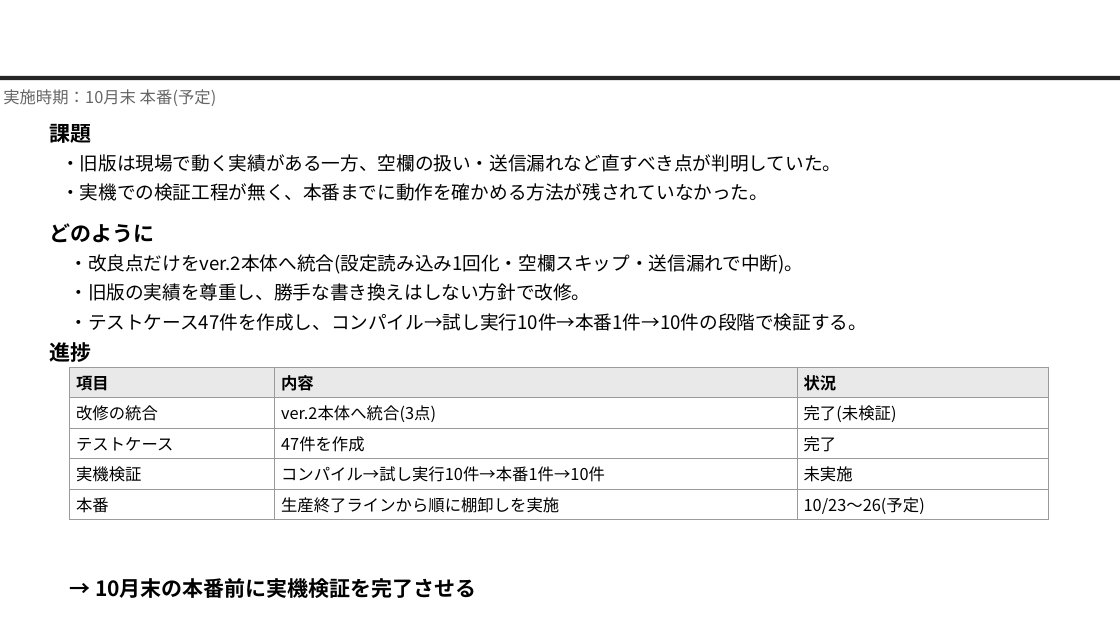
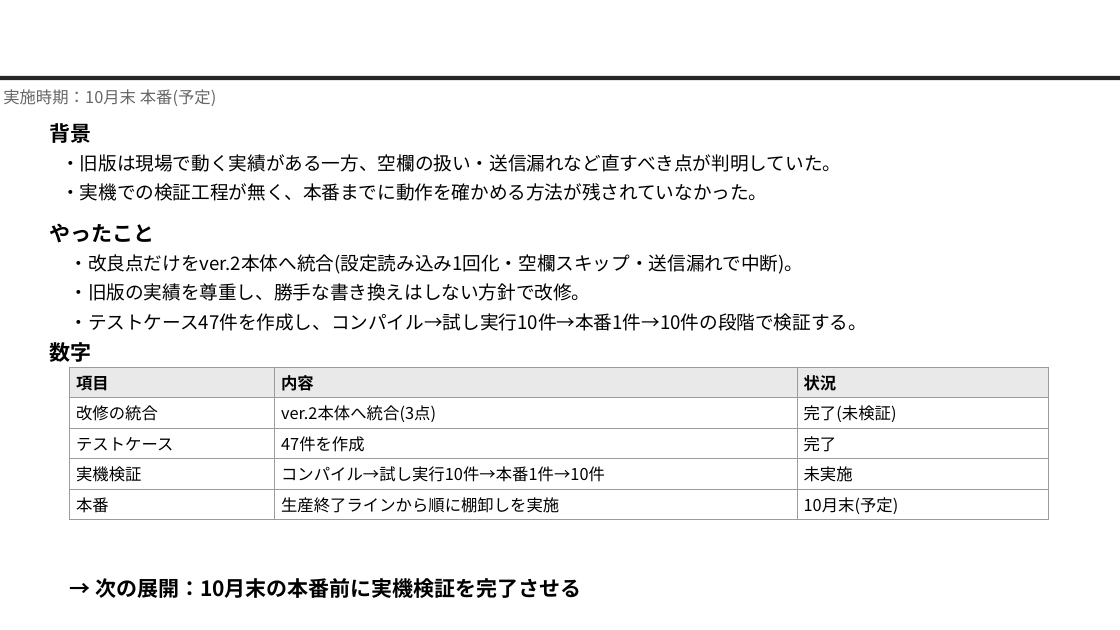
Before and after one commit to nk-shino/work_vault, a slide deck: slide 5 of workvault-sync/10_業務全般/業務報告/10月業務報告(篠原).pptx. Drawn at 1120x630 pixels with LibreOffice and Linux fonts; fonts in the diff are those of the drawing; background and template pictures are left out. Boxes give left, top, right and bottom in pixels: in the first picture for what was removed or moved away, otherwise in the second. Text is boxed around its words. In the diff, an @@ line names an element or a change of style, - is before the commit and + after.

```diff
--- a/workvault-sync/10_業務全般/業務報告/10月業務報告(篠原).pptx
+++ b/workvault-sync/10_業務全般/業務報告/10月業務報告(篠原).pptx
@@ text at (50, 123, 92, 143): text changed @@
-課題
+背景
@@ text at (50, 223, 155, 243): text changed @@
-どのように
+やったこと
@@ text at (50, 342, 92, 362): text changed @@
-進捗
+数字
@@ table at (70, 367, 1049, 518) @@
-row 5, column 3: 10/23〜26(予定)
+row 5, column 3: 10月末(予定)
@@ text at (95, 578, 582, 598): text changed @@
-→ 10月末の本番前に実機検証を完了させる
+→ 次の展開：10月末の本番前に実機検証を完了させる
```
Also in this commit, not shown: 4 other slides changed, 34 other files.
